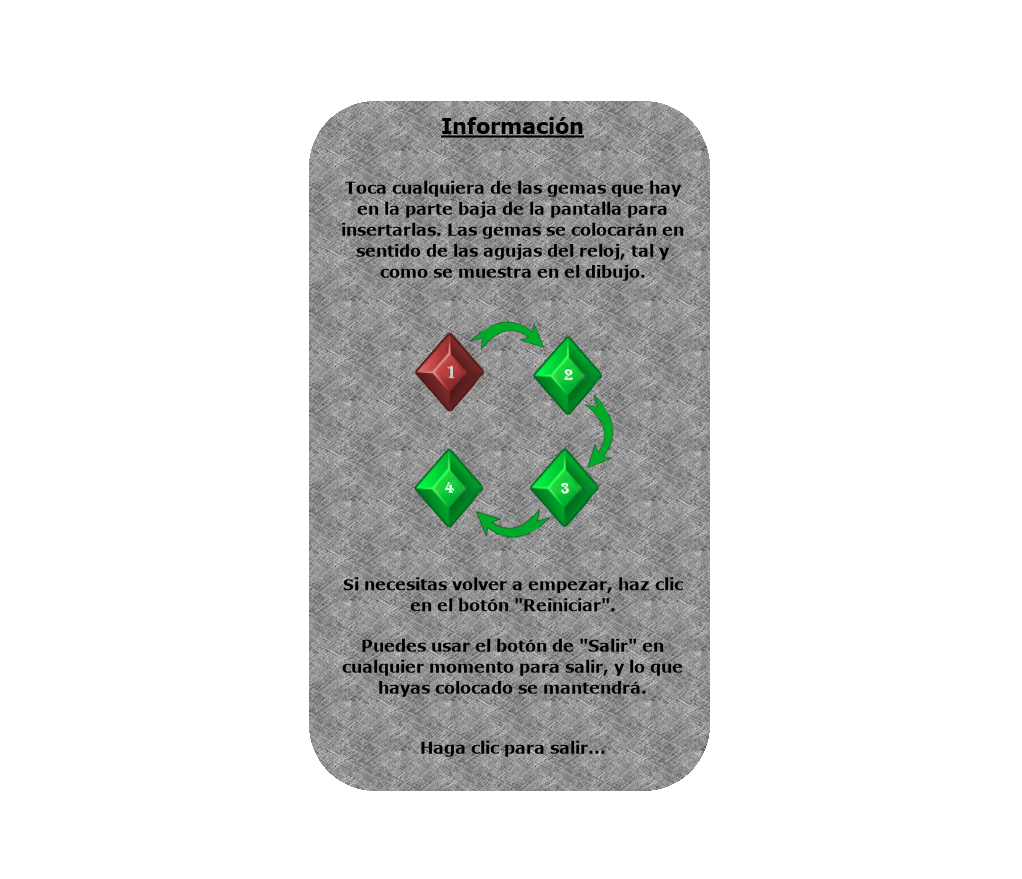
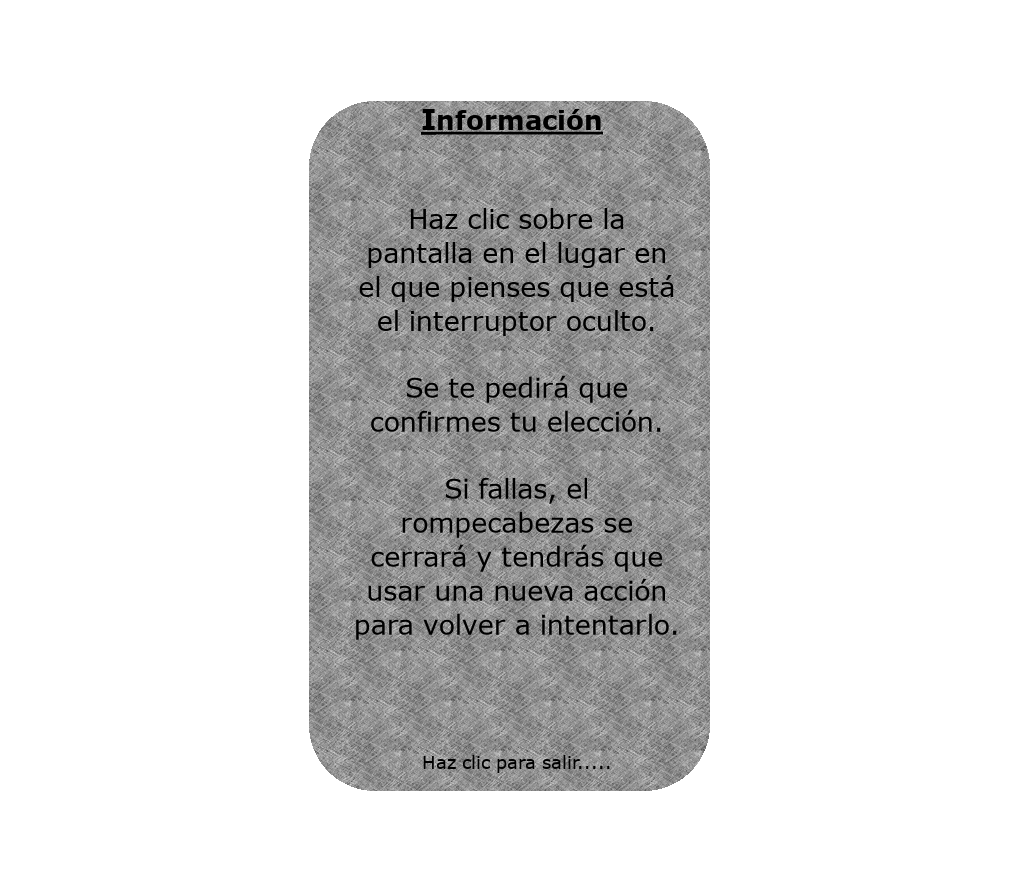
The second 1022×879 image is a revision of the first. Changes to its layers:
hid "GemTip #1" over bbox(342, 117, 684, 757)
hid "GemTip" over bbox(413, 321, 614, 539)
showed "SecretTip", painted on it over bbox(356, 207, 677, 652)
showed "SecretTip #3", painted on it over bbox(423, 755, 610, 773)
showed "SecretTip #2", painted on it over bbox(421, 109, 603, 136)
